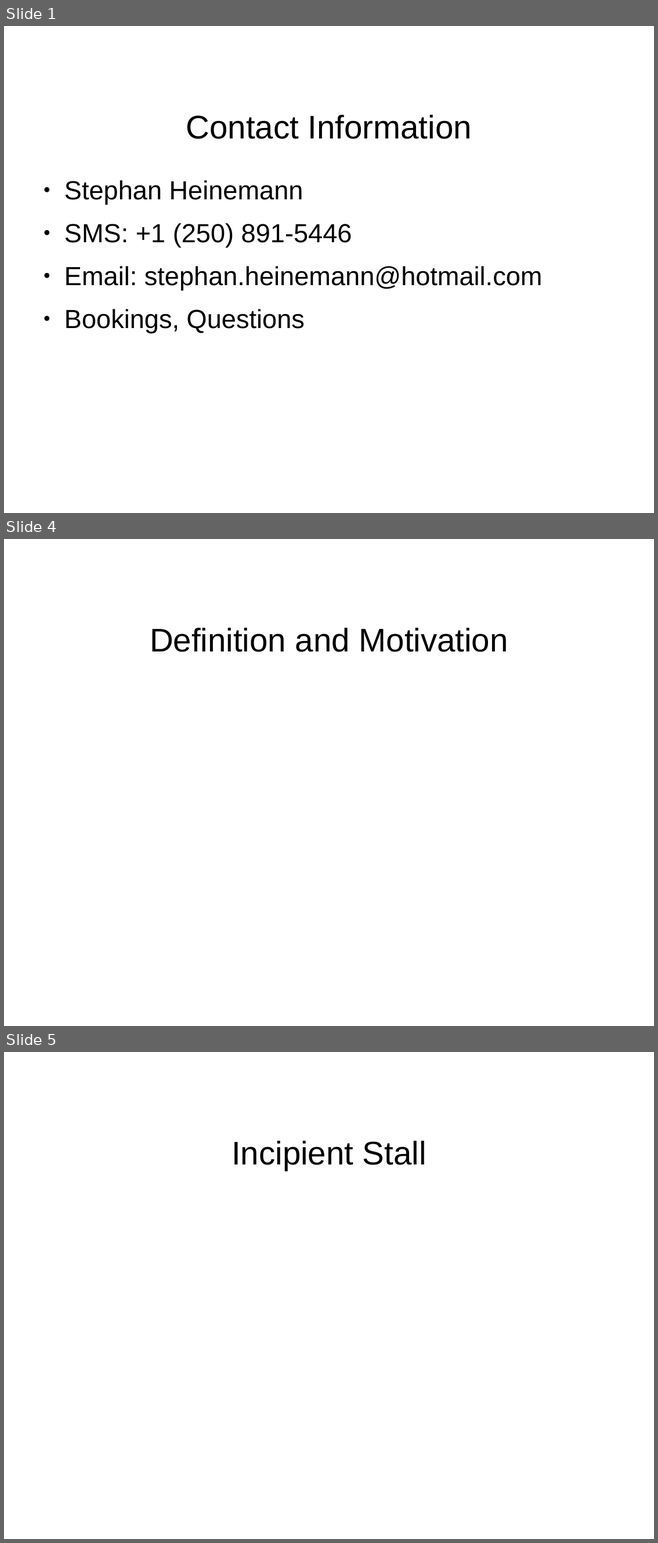
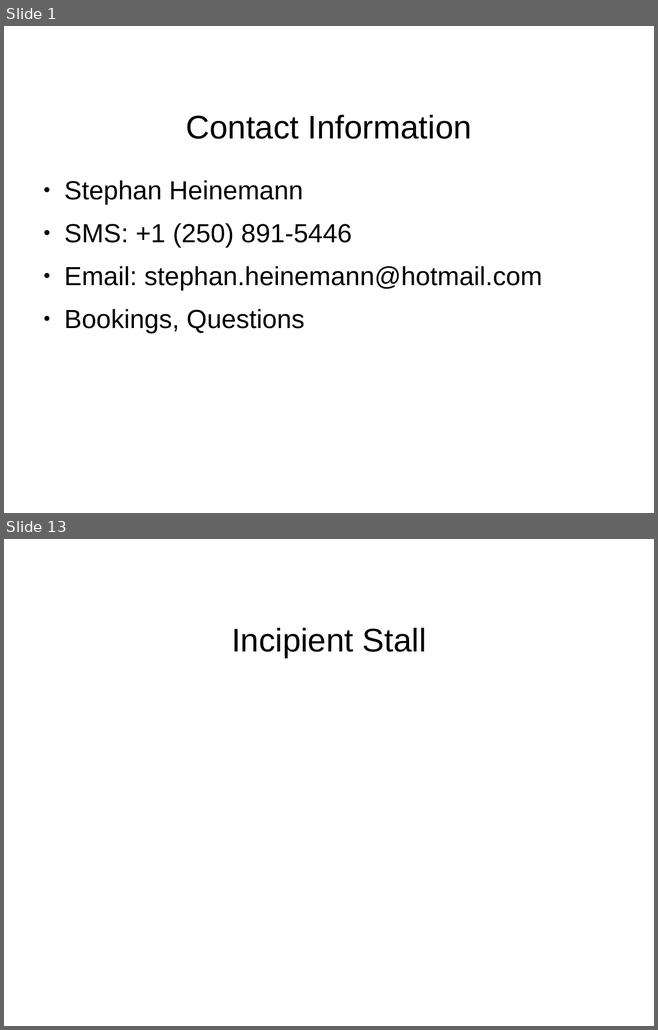
Before and after one commit to stephanheinemann/flight, a slide deck: FI/Stalls/Stalls.odp. Shown one above the other, each under a label of ours: slides 1, 4 and 5 before the commit, slides 1 and 13 after it; the slides between them are not shown. The pictures are 658x1543 and 658x1030 pixels, drawn with LibreOffice and Linux fonts; fonts in the diff are those of the drawing; background and template pictures are left out. Boxes give left, top, right and bottom in pixels: in the first picture for what was removed or moved away, otherwise in the second. Text is boxed around its words. In the diff, an @@ line names an element or a change of style, - is before the commit and + after.

```diff
--- a/FI/Stalls/Stalls.odp
+++ b/FI/Stalls/Stalls.odp
@@ slide 4 removed at bbox=[4, 539, 654, 1026], background #FFFFFF @@
@@ title removed at bbox=[150, 628, 508, 652] @@
-Definition and Motivation
@@ what was slide 5 is now slide 13 @@
```
Also in this commit, not shown: 3 slides changed, 9 slides added, 2 other files.
